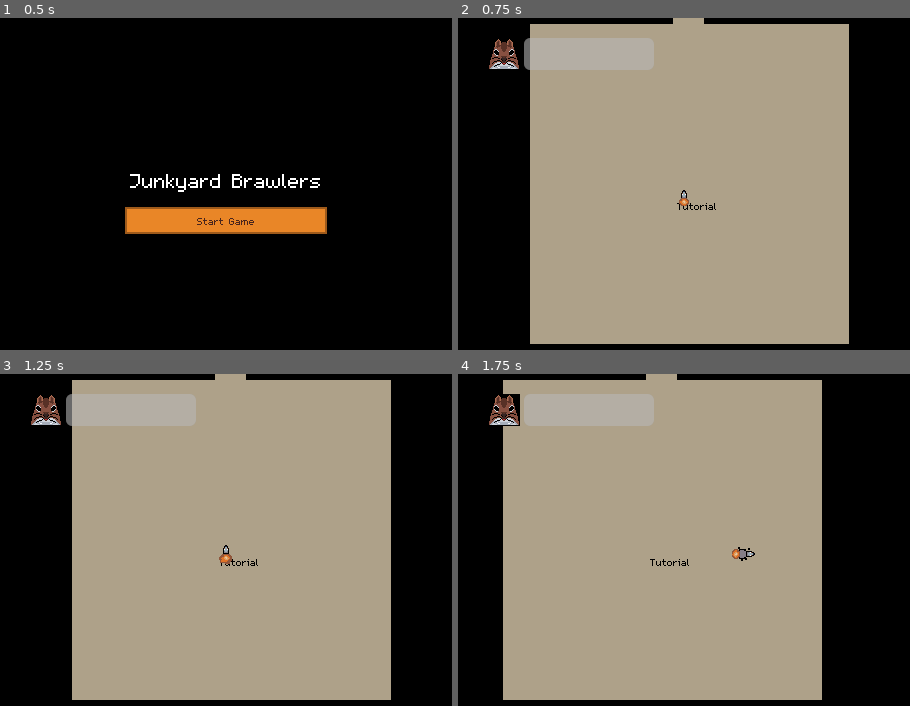
Above: before the commit, frames 1-4 (two rows, left to right).
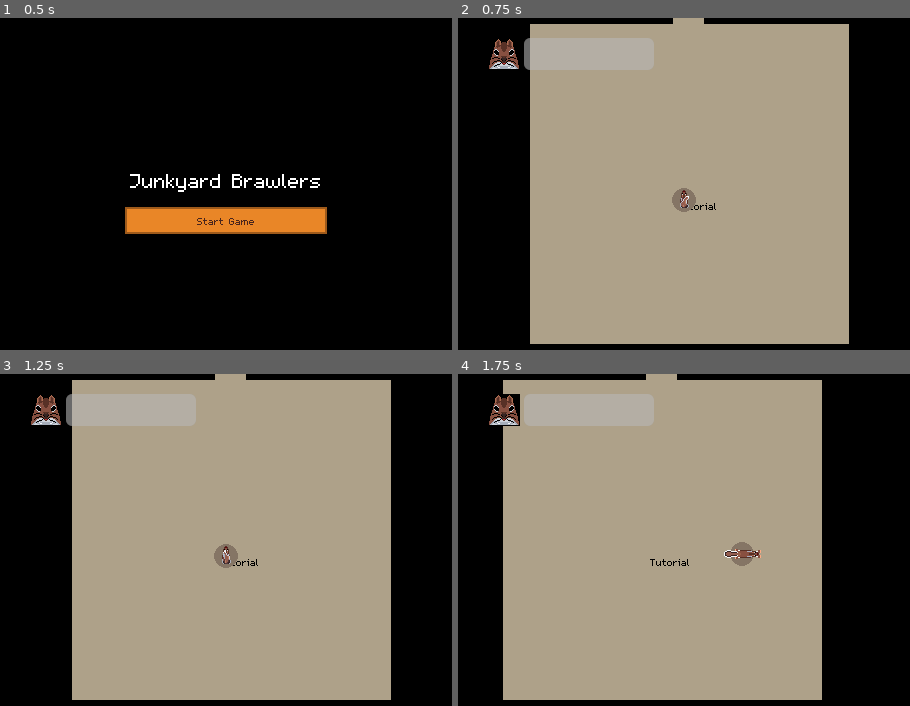
Above: after the commit, the same moments.

Repository: LaffertyDev/junkyard-brawl
Game: Godot game, scene res://src/MenusAndScenes/screen_ui_start.tscn
Same seed, same stepped clock (60 frames per second), same inputs: the game is played once before the commit and once after it. The engine's default icon, where the game draws it, is replaced by a stand-in: a white triangle on a blue panel in a dark square.
Inputs (mouse positions are in pixels of both pictures, inside the frame that each line leads up to):
- Up to frame 1 (0.5 s): no input
- Up to frame 2 (0.75 s): click "Start Game" at 0.5 s
- Up to frame 3 (1.25 s): no input
- Up to frame 4 (1.75 s): tap Enter at 1.25 s; move the mouse to (824, 536) at 1.27 s; hold D (move_right) from 1.28 s (still down); hold Space (action_primary) from 1.28 s (still down)

Frame 1 is identical in both runs. In frame 2, 0.3% of the frame differs, in the area x 47-53%, y 51-59%; in frame 3, 0.3%; in frame 4, 0.3%, in the area x 58-68%, y 50-58%.

Commit message:
implement freek animations

Diff:
--- a/project.godot
+++ b/project.godot
@@ -13,6 +13,7 @@
 config/name="gmtk-2024-built-to-scale"
 run/main_scene="res://src/MenusAndScenes/screen_ui_start.tscn"
 config/features=PackedStringArray("4.3", "Forward Plus")
+boot_splash/bg_color=Color(0.74902, 0.352941, 0.243137, 1)
 config/icon="res://src/icon.svg"
 
 [autoload]
--- a/src/Characters/Freek/freek_sprites.tres
+++ b/src/Characters/Freek/freek_sprites.tres
@@ -1,31 +1,53 @@
-[gd_resource type="SpriteFrames" load_steps=6 format=3 uid="uid://kijdvek67r3"]
+[gd_resource type="SpriteFrames" load_steps=10 format=3 uid="uid://kijdvek67r3"]
 
 [ext_resource type="Texture2D" uid="uid://cft3y125r6lof" path="res://src/Characters/Freek/freek3.png" id="1_5x208"]
 
-[sub_resource type="AtlasTexture" id="AtlasTexture_bwwjt"]
+[sub_resource type="AtlasTexture" id="AtlasTexture_3fxrp"]
 atlas = ExtResource("1_5x208")
-region = Rect2(0, 0, 24, 24)
+region = Rect2(0, 0, 40, 40)
 
-[sub_resource type="AtlasTexture" id="AtlasTexture_d63qr"]
+[sub_resource type="AtlasTexture" id="AtlasTexture_8cj6f"]
 atlas = ExtResource("1_5x208")
-region = Rect2(24, 0, 24, 24)
+region = Rect2(40, 0, 40, 40)
 
-[sub_resource type="AtlasTexture" id="AtlasTexture_tlngr"]
+[sub_resource type="AtlasTexture" id="AtlasTexture_jtw7b"]
 atlas = ExtResource("1_5x208")
-region = Rect2(48, 0, 24, 24)
+region = Rect2(80, 0, 40, 40)
 
-[sub_resource type="AtlasTexture" id="AtlasTexture_18udi"]
+[sub_resource type="AtlasTexture" id="AtlasTexture_qnt15"]
 atlas = ExtResource("1_5x208")
-region = Rect2(72, 0, 24, 24)
+region = Rect2(120, 0, 40, 40)
+
+[sub_resource type="AtlasTexture" id="AtlasTexture_20exd"]
+atlas = ExtResource("1_5x208")
+region = Rect2(160, 0, 40, 40)
+
+[sub_resource type="AtlasTexture" id="AtlasTexture_kjrb8"]
+atlas = ExtResource("1_5x208")
+region = Rect2(200, 0, 40, 40)
+
+[sub_resource type="AtlasTexture" id="AtlasTexture_55eqk"]
+atlas = ExtResource("1_5x208")
+region = Rect2(240, 0, 40, 40)
+
+[sub_resource type="AtlasTexture" id="AtlasTexture_03ug7"]
+atlas = ExtResource("1_5x208")
+region = Rect2(280, 0, 40, 40)
 
 [resource]
 animations = [{
 "frames": [{
 "duration": 1.0,
-"texture": SubResource("AtlasTexture_bwwjt")
+"texture": SubResource("AtlasTexture_3fxrp")
 }, {
 "duration": 1.0,
-"texture": SubResource("AtlasTexture_d63qr")
+"texture": SubResource("AtlasTexture_8cj6f")
+}, {
+"duration": 1.0,
+"texture": SubResource("AtlasTexture_jtw7b")
+}, {
+"duration": 1.0,
+"texture": SubResource("AtlasTexture_qnt15")
 }],
 "loop": true,
 "name": &"idle",
@@ -33,12 +55,18 @@
 }, {
 "frames": [{
 "duration": 1.0,
-"texture": SubResource("AtlasTexture_tlngr")
+"texture": SubResource("AtlasTexture_20exd")
 }, {
 "duration": 1.0,
-"texture": SubResource("AtlasTexture_18udi")
+"texture": SubResource("AtlasTexture_kjrb8")
+}, {
+"duration": 1.0,
+"texture": SubResource("AtlasTexture_55eqk")
+}, {
+"duration": 1.0,
+"texture": SubResource("AtlasTexture_03ug7")
 }],
 "loop": true,
 "name": &"move",
-"speed": 5.0
+"speed": 10.0
 }]
Binary file changed: src/Characters/Freek/freek3.png
Not shown, changed: .DS_Store
Not shown, changed: src/.DS_Store
Not shown, changed: src/Characters/.DS_Store
Not shown, changed: src/Enemies/.DS_Store
